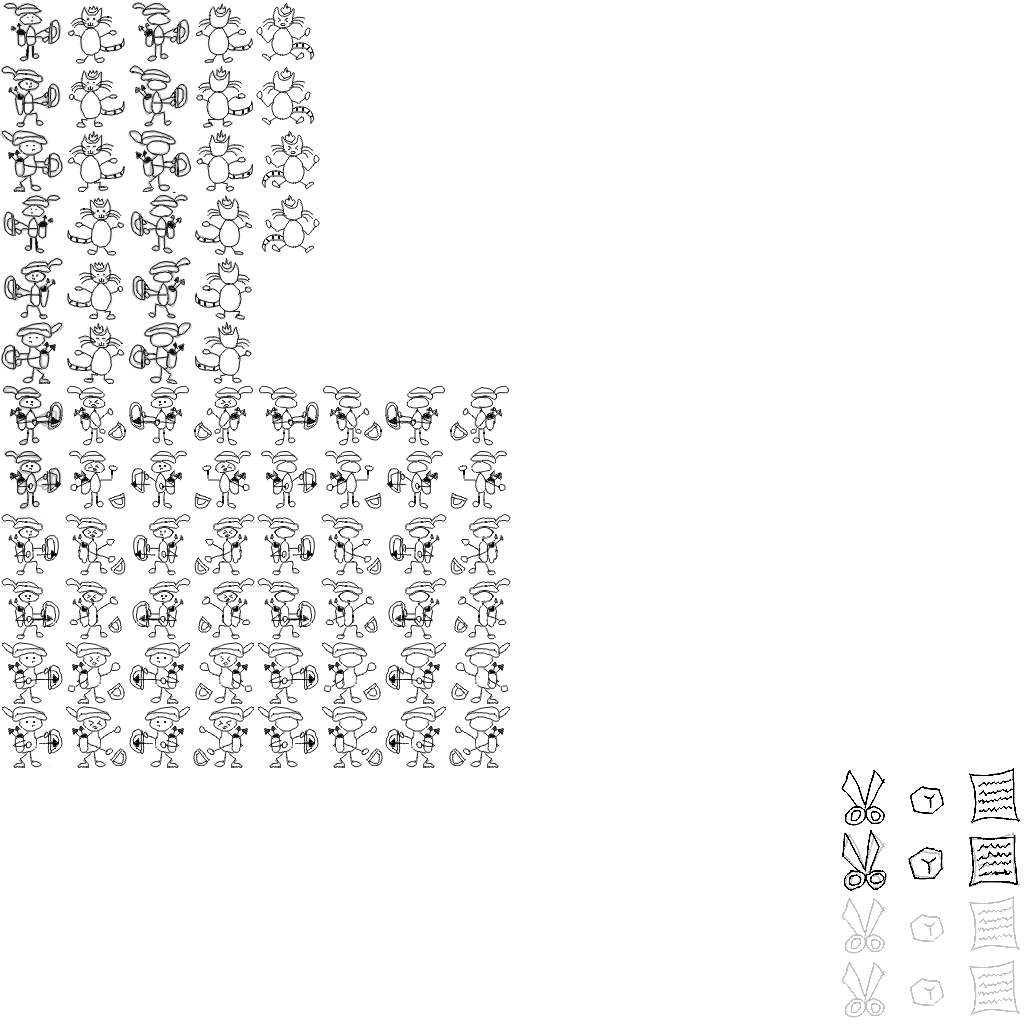
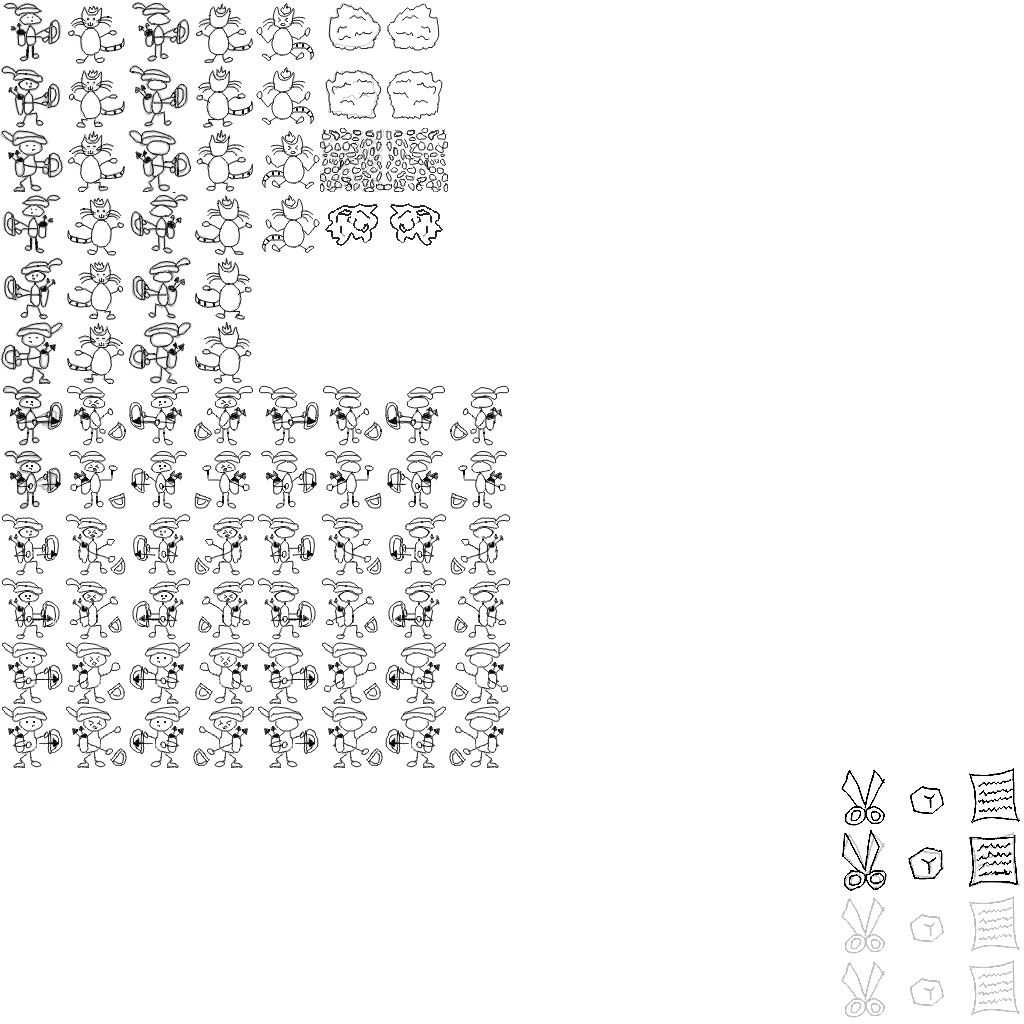
Layers edited between the first and the second 1024 × 1024 image:
painted on "Draw_Layer" over [320, 3, 448, 246]
painted on "Trace_Layer_DrawLocked" over [320, 3, 384, 192]
